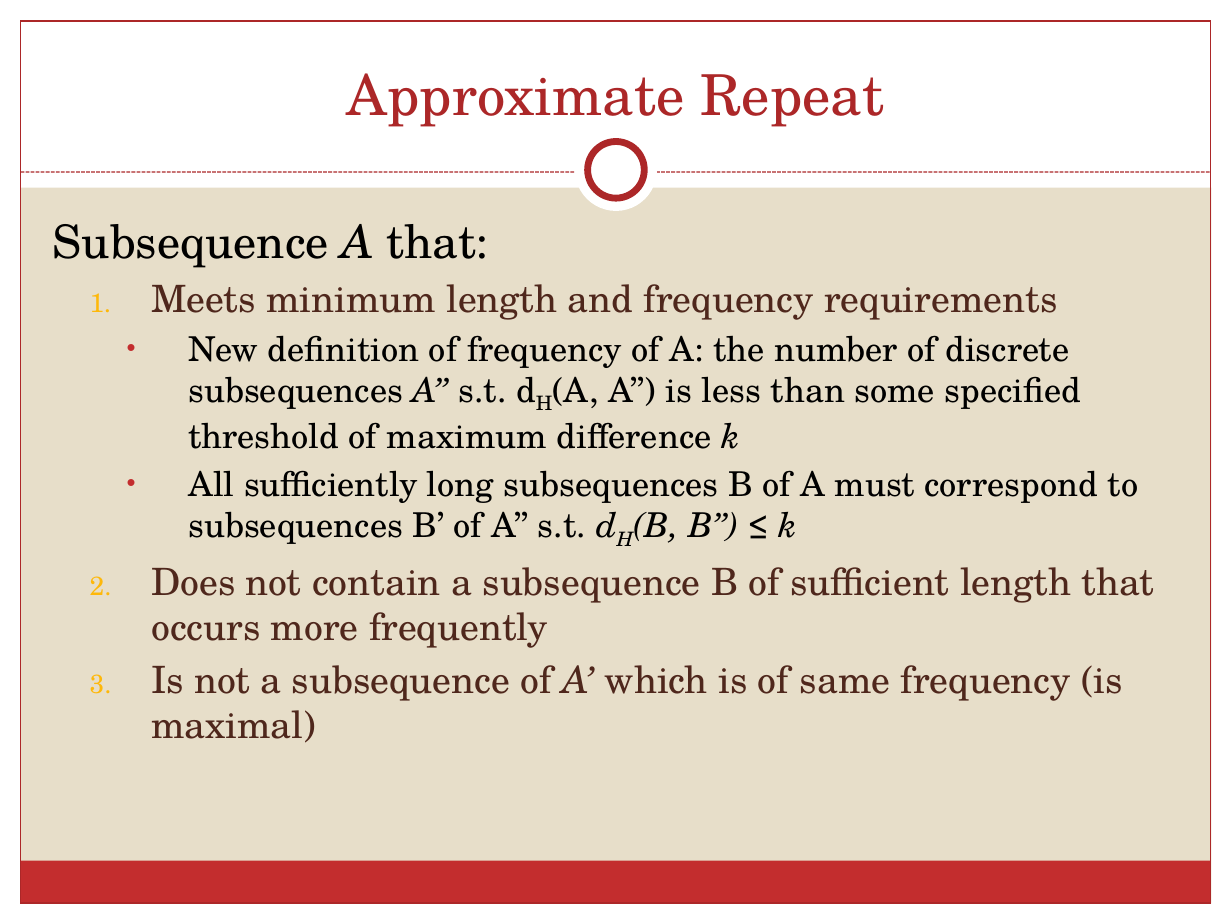
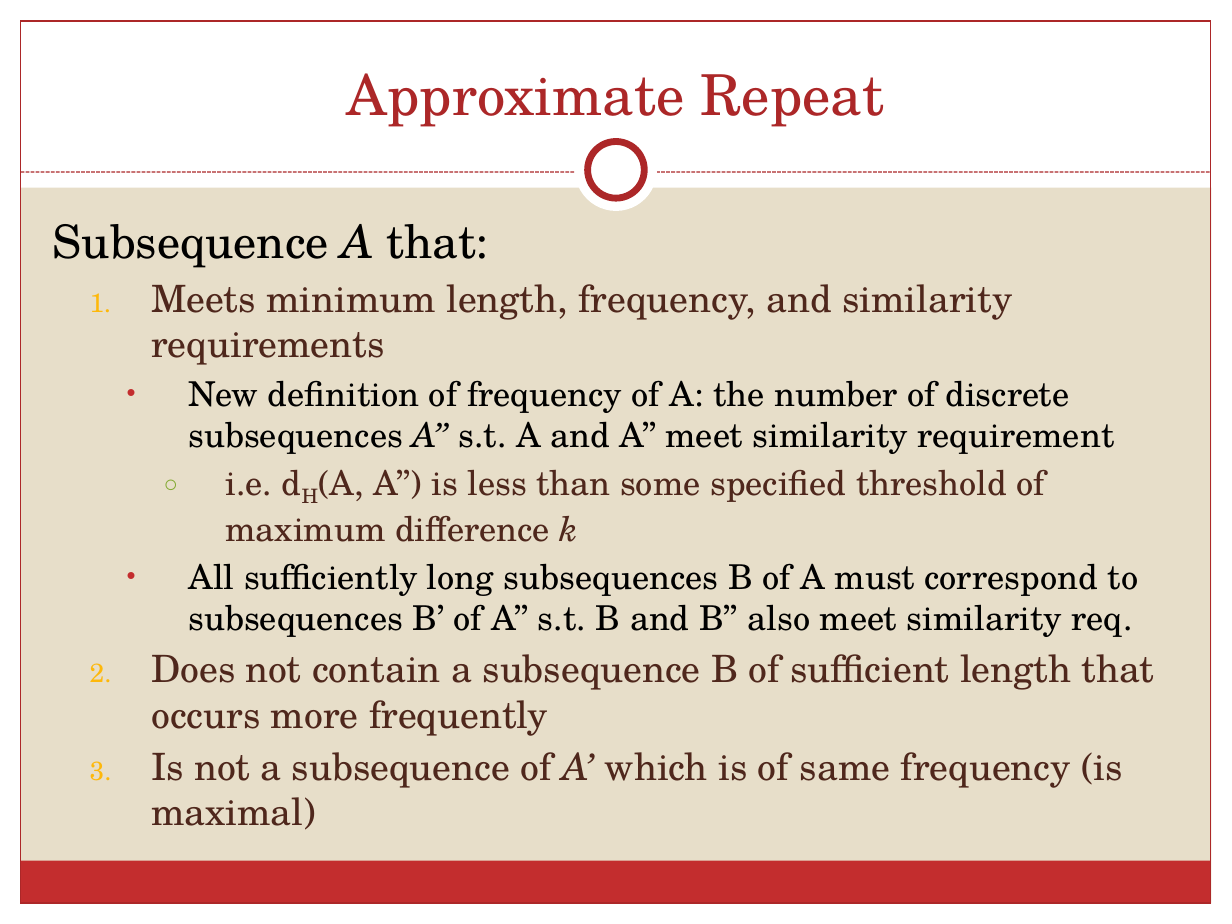
Before and after one commit to schaefce/proposal, a slide deck: slide 8 of SchaefferProposal.pptx (slide 7 before the commit). Drawn at 1232x924 pixels with LibreOffice and Linux fonts; fonts in the diff are those of the drawing. Boxes give left, top, right and bottom in pixels: in the first picture for what was removed or moved away, otherwise in the second. Text is boxed around its words. In the diff, an @@ line names an element or a change of style, - is before the commit and + after.

```diff
--- a/SchaefferProposal.pptx
+++ b/SchaefferProposal.pptx
@@ text at (151,284,1139,637): text changed @@
-  1. Meets minimum length and frequency requirements
-    • New definition of frequency of A: the number of discrete subsequences A’’ s.t. dH(A, A’’) is less than some specified threshold of maximum difference k
-    • All sufficiently long subsequences B of A must correspond to subsequences B’ of A’’ s.t. dH(B, B’’) ≤ k
+  1. Meets minimum length, frequency, and similarity requirements
+    • New definition of frequency of A: the number of discrete subsequences A’’ s.t. A and A’’ meet similarity requirement
+      ○ i.e. dH(A, A’’) is less than some specified threshold of maximum difference k
+    • All sufficiently long subsequences B of A must correspond to subsequences B’ of A’’ s.t. B and B’’ also meet similarity req.
```
Also in this commit, not shown: 9 other slides changed, 2 slides added, 10 other files.
